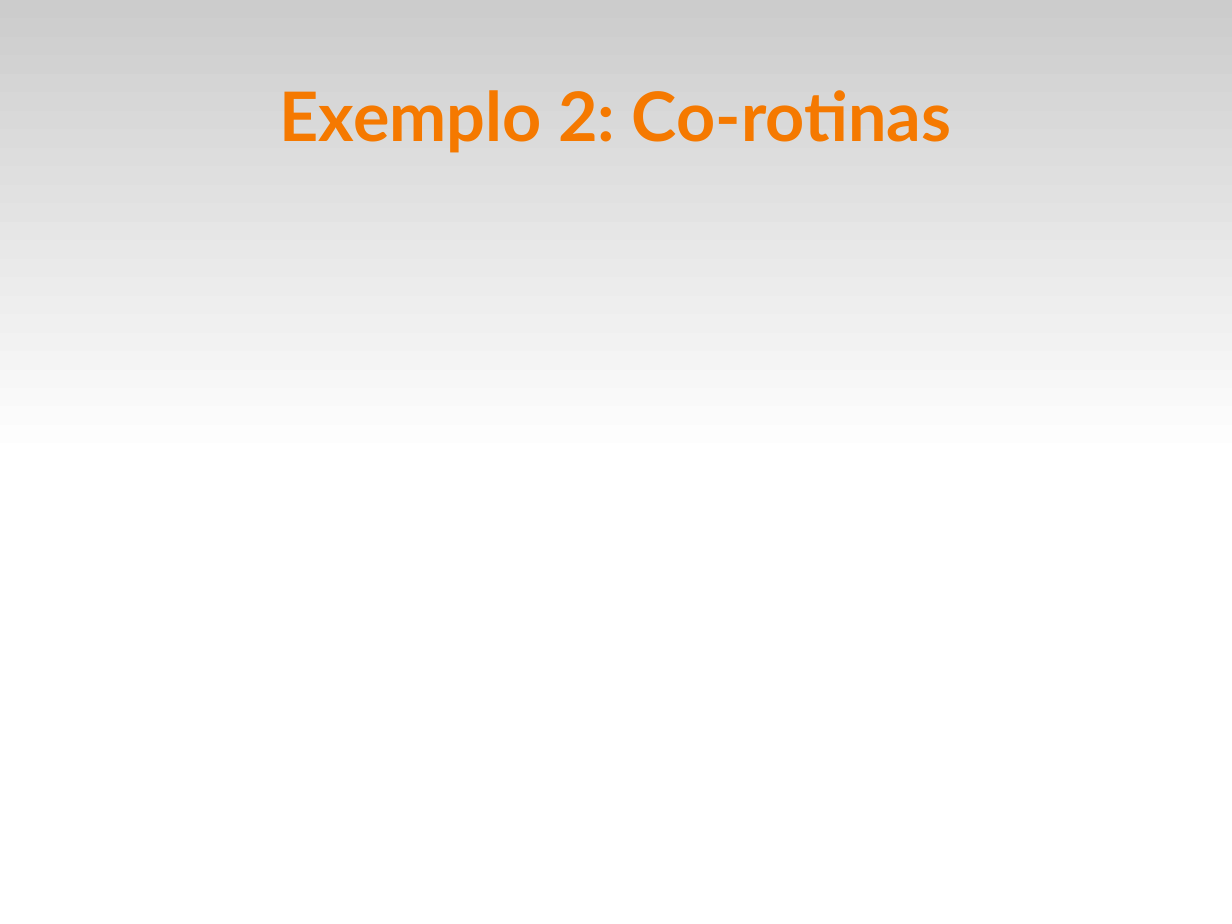
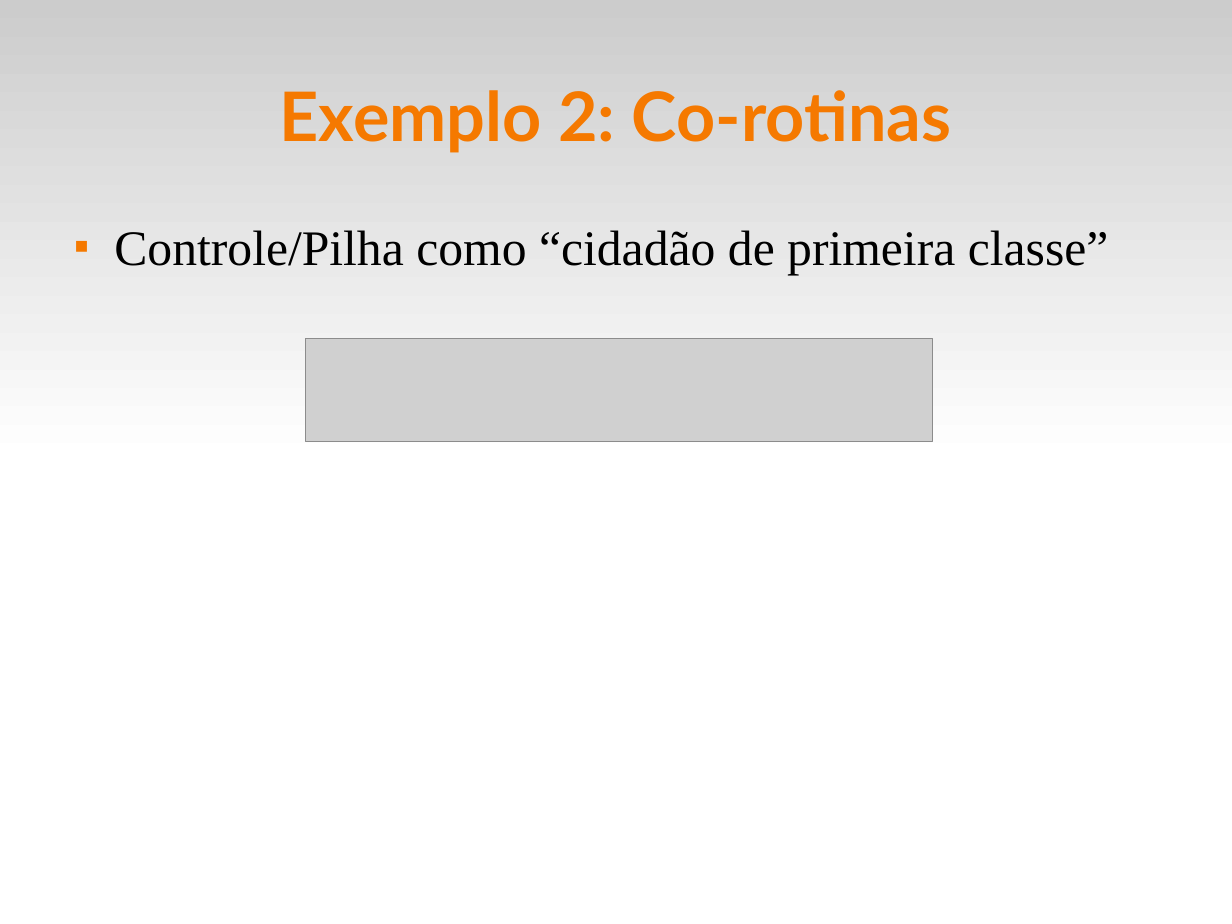
Before and after one commit to fsantanna-uerj/EDL, a slide deck: slide 16 of edl.odp (slide 15 before the commit). Drawn at 1232x924 pixels with LibreOffice and Linux fonts; fonts in the diff are those of the drawing; grey boxes stand for pictures. Boxes give left, top, right and bottom in pixels: in the first picture for what was removed or moved away, otherwise in the second. Text is boxed around its words. In the diff, an @@ line names an element or a change of style, - is before the commit and + after.

```diff
--- a/edl.odp
+++ b/edl.odp
@@ text added at [114,230,1109,276], 32 pt, text #000000 @@
+■ Controle/Pilha como “cidadão de primeira classe”
@@ picture added at [305,339,934,442] @@
```
Also in this commit, not shown: 2 other slides changed, 1 slide added, 2 other files.
